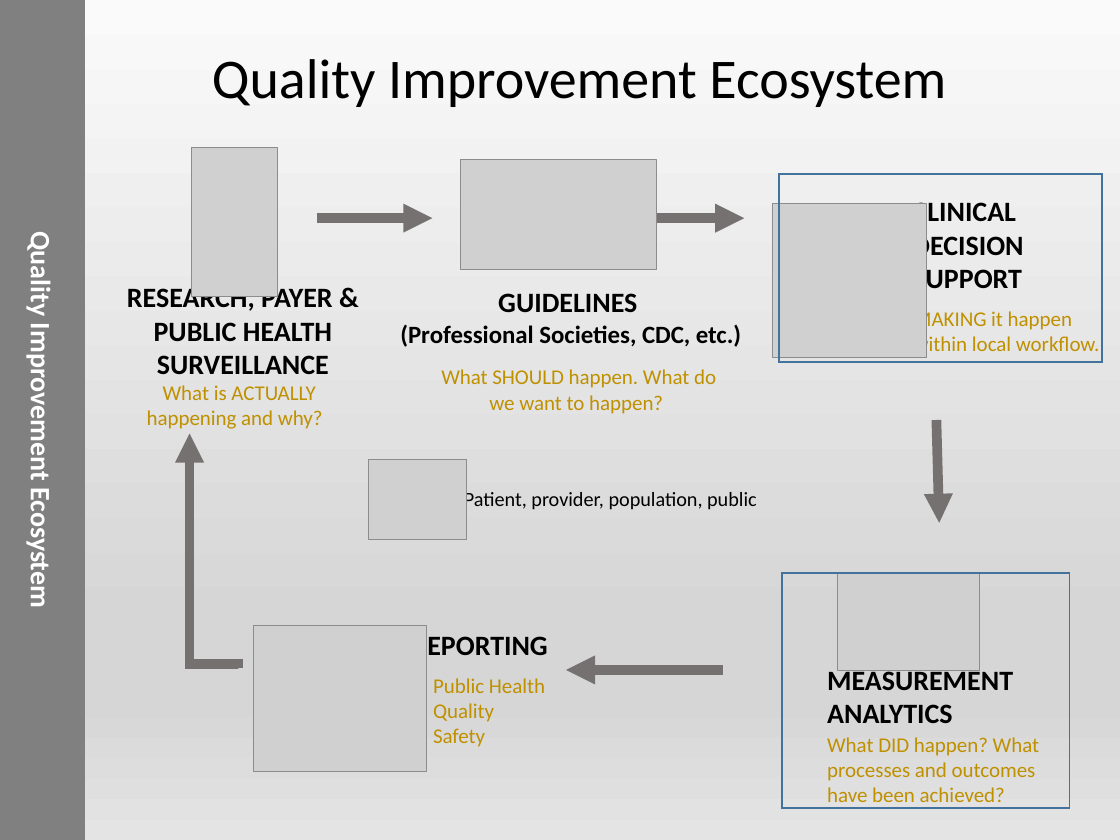
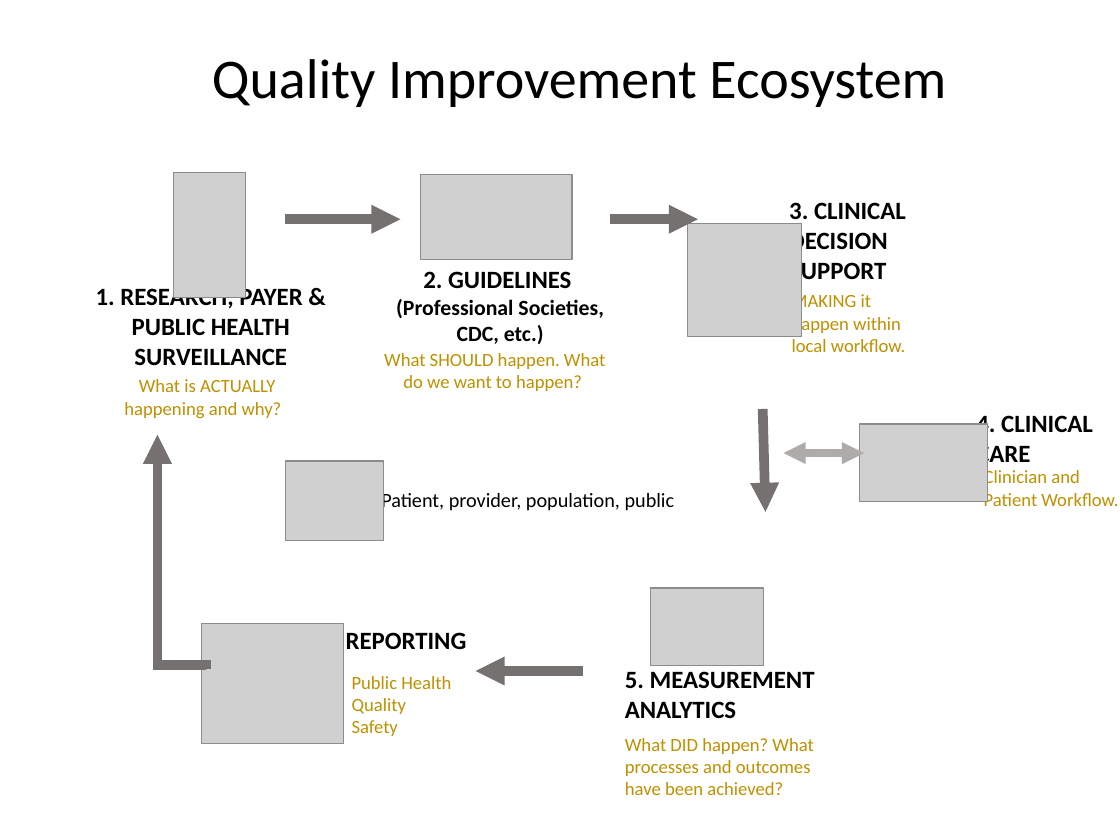
Before and after one commit to HL7/cqf-measures, a slide deck: slide 2 of diagrams/Quality Improvement Life Cycle.pptx. Drawn at 1120x840 pixels with LibreOffice and Linux fonts; fonts in the diff are those of the drawing; grey boxes stand for pictures. Boxes give left, top, right and bottom in pixels: in the first picture for what was removed or moved away, otherwise in the second. Text is boxed around its words. In the diff, an @@ line names an element or a change of style, - is before the commit and + after.

```diff
--- a/diagrams/Quality Improvement Life Cycle.pptx
+++ b/diagrams/Quality Improvement Life Cycle.pptx
@@ background gradient #FAFAFA to #D7D7D7 to #E4E4E4 to #FFFFFF @@
@@ rectangle removed at [0,0,85,840] @@
-Quality Improvement Ecosystem
@@ picture: place and size @@
-picture at [192,147,278,296]
+picture at [174,172,245,298]
@@ picture: place and size @@
-picture at [460,159,656,270]
+picture at [421,175,572,260]
@@ text at [789,202,906,284]: text changed; size 18 to 16 pt @@
-CLINICAL DECISION SUPPORT
+3. CLINICAL DECISION SUPPORT
@@ arrow moved from (317, 218) - (432, 218) to (284, 220) - (400, 220) @@
@@ arrow moved from (656, 218) - (745, 218) to (610, 220) - (698, 220) @@
@@ text "2. GUIDELINES": place and size @@
-text "2. GUIDELINES" at [400,293,741,347]
+text "2. GUIDELINES" at [396,271,603,344]
@@ text at [96,285,302,365]: text changed; size 18 to 16 pt @@
-RESEARCH, PAYER & PUBLIC HEALTH SURVEILLANCE
+1. RESEARCH, PAYER & PUBLIC HEALTH SURVEILLANCE
@@ text at [396,299,603,344]: size 16 to 14 pt in "(Professional Societies, CDC, etc.)" @@
@@ text at [423,271,571,288]: text changed; size 18 to 16 pt @@
-GUIDELINES
+2. GUIDELINES
@@ text "MAKING it happen within local ...": place and size @@
-text "MAKING it happen within local ..." at [914,308,1099,358]
+text "MAKING it happen within local ..." at [792,292,905,352]
@@ text "What SHOULD happen. What do ...": place and size @@
-text "What SHOULD happen. What do ..." at [441,369,716,414]
+text "What SHOULD happen. What do ..." at [384,353,605,391]
@@ text "What is ACTUALLY happening and ...": place and size @@
-text "What is ACTUALLY happening and ..." at [147,385,323,429]
+text "What is ACTUALLY happening and ..." at [124,379,282,418]
@@ arrow moved from (936, 420) - (940, 523) to (763, 409) - (765, 512) @@
@@ elbow arrow moved from (239, 668) - (189, 433) to (206, 669) - (158, 435) @@
@@ picture: place and size @@
-picture at [368,460,466,540]
+picture at [286,461,383,541]
@@ group added at [651,223,1118,665]: 3 pictures, 2 texts, 1 double arrow @@
+4. CLINICAL CARE
+Clinician and Patient Workflow.
@@ text "Patient, provider, population, public": place and size @@
-text "Patient, provider, population, public" at [464,489,757,512]
+text "Patient, provider, population, public" at [381,490,675,513]
@@ group removed at [773,175,1102,808]: 2 pictures, 2 rectangles @@
@@ picture: place and size @@
-picture at [253,626,427,773]
+picture at [202,624,344,744]
@@ text at [346,632,467,649]: text changed; size 18 to 16 pt @@
-REPORTING
+6. REPORTING
@@ text "Public Health": place and size @@
-text "Public Health" at [433,678,545,747]
+text "Public Health" at [352,676,451,736]
@@ arrow moved from (722, 670) - (566, 670) to (584, 671) - (476, 671) @@
@@ text at [625,671,815,718]: text changed; size 18 to 16 pt @@
-MEASUREMENT ANALYTICS
+5. MEASUREMENT ANALYTICS
@@ size 13.5 to 12 pt in 5 elements at [124,379,282,418], [352,676,451,736], [384,353,605,391], [792,292,905,352], [625,738,813,795] @@
@@ text "What DID happen? What processes ...": place and size @@
-text "What DID happen? What processes ..." at [827,737,1039,809]
+text "What DID happen? What processes ..." at [625,738,813,795]
```
Also in this commit, not shown: 1 other slide changed, 1 slide added, 4 other files.
